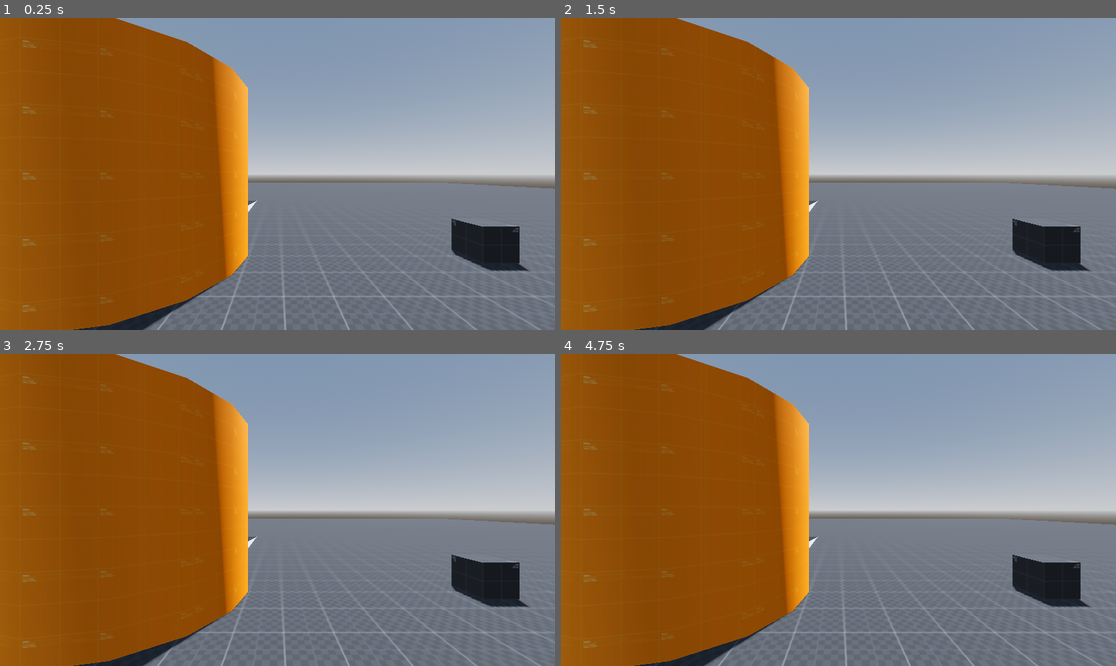
Above: before the commit, frames 1-4 (two rows, left to right).
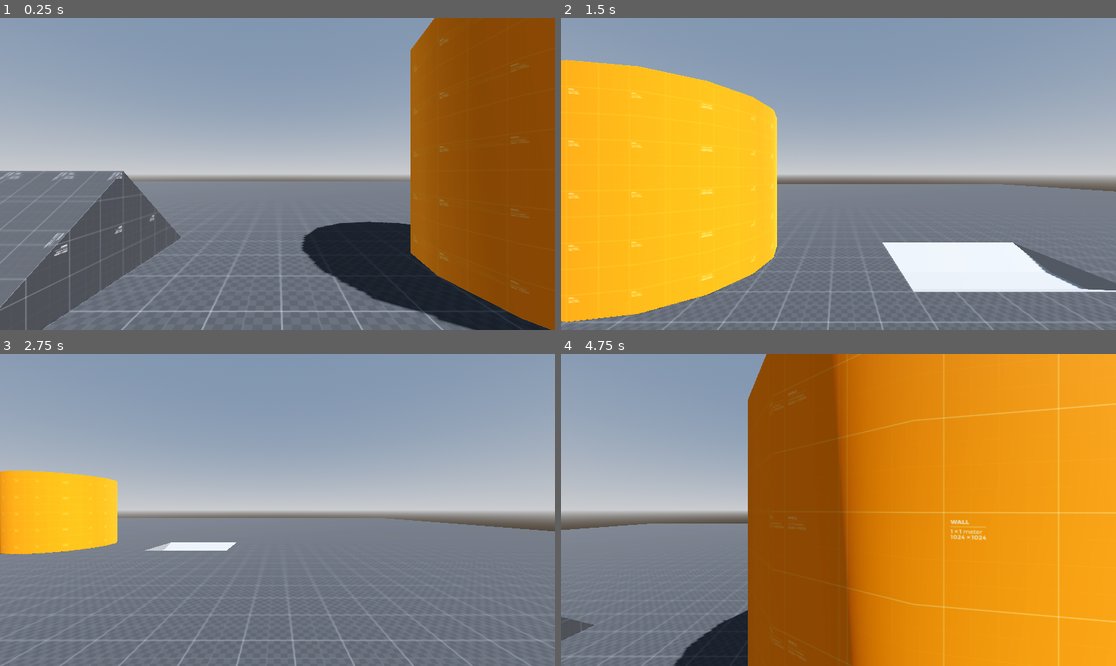
Above: after the commit, the same moments.

Repository: simonkuhlo/Duels1895
Game: Godot game, scene res://test_world.tscn
Two runs of this game, one before a commit and one after it. Both use one fixed random seed, a clock stepped at 60 frames per second and the inputs below. The project has no main scene, so this scene is started directly.
Inputs (mouse positions are in pixels of both pictures, inside the frame that each line leads up to):
- Up to frame 1 (0.25 s): no input
- Up to frame 2 (1.5 s): move the mouse to (960, 158) at 0.52 s; hold D (move_right) 0.53-1.28 s; tap Space (jump) at 0.6, 0.77, 1.07, 1.35 s; move the mouse to (727, 189) at 1.27 s; hold S (move_backward) from 1.28 s (still down)
- Up to frame 3 (2.75 s): tap Space (jump) at 1.52, 1.82, 2.1 s; move the mouse to (333, 441) at 2.02 s; release S (move_backward) at 2.03 s; hold D (move_right) from 2.03 s (still down)
- Up to frame 4 (4.75 s): move the mouse to (810, 572) at 2.77 s; release D (move_right) at 2.78 s; hold W (move_forward) 2.78-3.53 s; tap Space (jump) at 2.85, 3.02, 3.32, 3.6, 3.77, 4.07, 4.35, 4.52 s; move the mouse to (1005, 556) at 3.52 s; hold A (move_left) from 3.53 s (still down); move the mouse to (672, 463) at 4.27 s

The runs differ from the first frame. In frame 1, 71% of the frame differs, in the area x 0-100%, y 0-100%; in frame 2, 48%; in frame 3, 44%; in frame 4, 94%.

Commit message:
modify controller

Diff:
--- a/Game/Entities/controller.gd
+++ b/Game/Entities/controller.gd
@@ -22,10 +22,20 @@
 		# Clamp the neck's rotation to prevent flipping
 		controlled_entity.neck.rotation.x = clamp(controlled_entity.neck.rotation.x, deg_to_rad(-90), deg_to_rad(90))
 
-func _on_controlled_entity_physics_process(delta:float) -> void:
-	var input_vector:Vector2 = _get_input_vector()
-	controlled_entity.velocity.z = input_vector.x * controlled_entity.move_speed.current_value * delta
-	controlled_entity.velocity.x = input_vector.y * controlled_entity.move_speed.current_value * delta
+func _on_controlled_entity_physics_process(delta: float) -> void:
+	var input_vector: Vector2 = _get_input_vector()
+	var direction = Vector3.ZERO
+	# Get the camera's basis if you want camera-relative movement; otherwise use controlled_entity.global_transform.basis.
+	var forward = -controlled_entity.global_transform.basis.z
+	var right = controlled_entity.global_transform.basis.x
+	direction += forward * input_vector.y
+	direction += right * input_vector.x
+	if direction != Vector3.ZERO:
+		direction = direction.normalized()
+	controlled_entity.velocity.x = direction.x * controlled_entity.move_speed.current_value
+	controlled_entity.velocity.z = direction.z * controlled_entity.move_speed.current_value
+
+	# Gravity and jump remain the same as before.
 	var y_velocity = controlled_entity.velocity.y
 	if !controlled_entity.is_on_floor():
 		y_velocity -= gravity * delta
@@ -34,9 +44,7 @@
 		if Input.is_action_just_pressed("jump"):
 			y_velocity = controlled_entity.jump_strength.current_value
 	controlled_entity.velocity.y = y_velocity
-	print(controlled_entity.velocity)
 	controlled_entity.move_and_slide()
-	return
 
 func _get_input_vector() -> Vector2:
 	var return_vector:Vector2 = Vector2.ZERO
--- a/Game/Entities/player_character_body.tscn
+++ b/Game/Entities/player_character_body.tscn
@@ -1,20 +1,78 @@
-[gd_scene load_steps=5 format=3 uid="uid://715oy5d5svy5"]
+[gd_scene load_steps=11 format=3 uid="uid://715oy5d5svy5"]
 
 [ext_resource type="PackedScene" uid="uid://vr1rchrbhnqw" path="res://Game/Entities/entity_body.tscn" id="1_b5oby"]
-[ext_resource type="Script" uid="uid://b0ey63mpp1nu2" path="res://Game/Entities/player_character_body_3d.gd" id="2_2ckjl"]
+[ext_resource type="Script" uid="uid://osnndvrcyeuo" path="res://Game/Entities/player_character_body_3d.gd" id="2_2ckjl"]
 [ext_resource type="PackedScene" uid="uid://qnadki4kfuia" path="res://Game/Entities/Stats/entity_stat_holder.tscn" id="2_wrub7"]
-[ext_resource type="Script" uid="uid://bjbcul06npxr3" path="res://Game/Entities/controller.gd" id="3_ofj4c"]
+[ext_resource type="Script" uid="uid://p27tnsdjikpo" path="res://Game/Entities/controller.gd" id="3_ofj4c"]
+[ext_resource type="Script" uid="uid://dbblf8tqoy7rc" path="res://Game/Entities/Stats/Scripts/entity_stat.gd" id="5_ofj4c"]
 
-[node name="EntityBody" instance=ExtResource("1_b5oby")]
+[sub_resource type="Resource" id="Resource_emag8"]
+script = ExtResource("5_ofj4c")
+min_value = 0.0
+max_value = 100.0
+standard_value = 100.0
+regen_per_second = 0.0
+metadata/_custom_type_script = "uid://dbblf8tqoy7rc"
+
+[sub_resource type="Resource" id="Resource_oifuf"]
+script = ExtResource("5_ofj4c")
+min_value = 0.0
+max_value = 100.0
+standard_value = 100.0
+regen_per_second = 0.0
+metadata/_custom_type_script = "uid://dbblf8tqoy7rc"
+
+[sub_resource type="Resource" id="Resource_u2gnr"]
+script = ExtResource("5_ofj4c")
+min_value = 0.0
+max_value = 100.0
+standard_value = 100.0
+regen_per_second = 0.0
+metadata/_custom_type_script = "uid://dbblf8tqoy7rc"
+
+[sub_resource type="Resource" id="Resource_b7hs3"]
+script = ExtResource("5_ofj4c")
+min_value = 0.0
+max_value = 100.0
+standard_value = 8.0
+regen_per_second = 0.0
+metadata/_custom_type_script = "uid://dbblf8tqoy7rc"
+
+[sub_resource type="Resource" id="Resource_ofj4c"]
+script = ExtResource("5_ofj4c")
+min_value = 0.0
+max_value = 1000.0
+standard_value = 15.0
+regen_per_second = 0.0
+metadata/_custom_type_script = "uid://dbblf8tqoy7rc"
+
+[node name="EntityBody" node_paths=PackedStringArray("action_stamina", "movement_stamina", "ads_stamina", "jump_strength", "controller") instance=ExtResource("1_b5oby")]
 script = ExtResource("2_2ckjl")
+action_stamina = NodePath("Stats/ActionStamina")
+movement_stamina = NodePath("Stats/MovementStamina")
+ads_stamina = NodePath("Stats/AdsStamina")
+jump_strength = NodePath("Stats/JumpStrength")
+controller = NodePath("Controller")
 
-[node name="Controller" type="Node" parent="." index="0"]
+[node name="Controller" type="Node" parent="." index="0" node_paths=PackedStringArray("controlled_entity")]
 script = ExtResource("3_ofj4c")
+gravity = 15.0
+controlled_entity = NodePath("..")
 
 [node name="ActionStamina" parent="Stats" index="0" instance=ExtResource("2_wrub7")]
+stat_to_represent = SubResource("Resource_emag8")
 
 [node name="MovementStamina" parent="Stats" index="1" instance=ExtResource("2_wrub7")]
+stat_to_represent = SubResource("Resource_oifuf")
 
 [node name="AdsStamina" parent="Stats" index="2" instance=ExtResource("2_wrub7")]
+stat_to_represent = SubResource("Resource_u2gnr")
 
 [node name="JumpStrength" parent="Stats" index="3" instance=ExtResource("2_wrub7")]
+stat_to_represent = SubResource("Resource_b7hs3")
+
+[node name="MoveSpeed" parent="Stats" index="5"]
+stat_to_represent = SubResource("Resource_ofj4c")
+
+[node name="Body" parent="." index="3"]
+transform = Transform3D(-4.37114e-08, 0, 1, 0, 1, 0, -1, 0, -4.37114e-08, 0, 1, 0)
